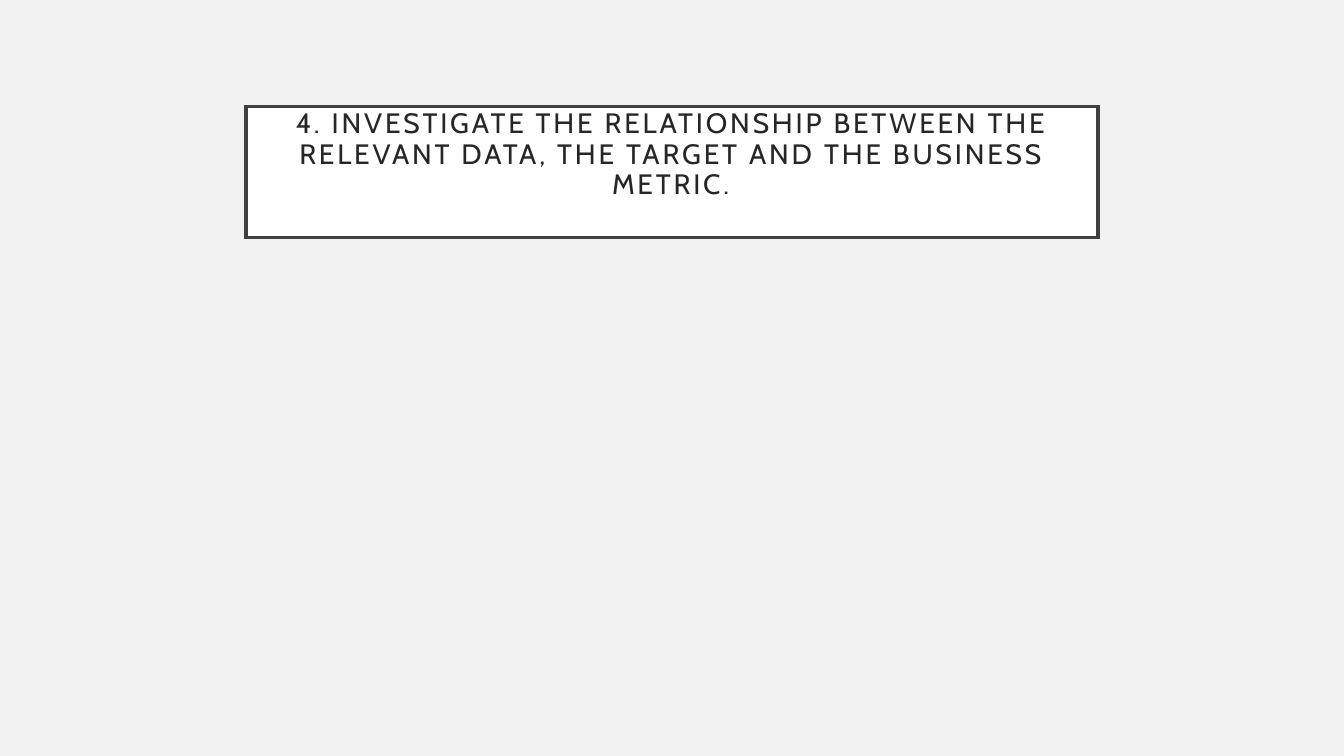
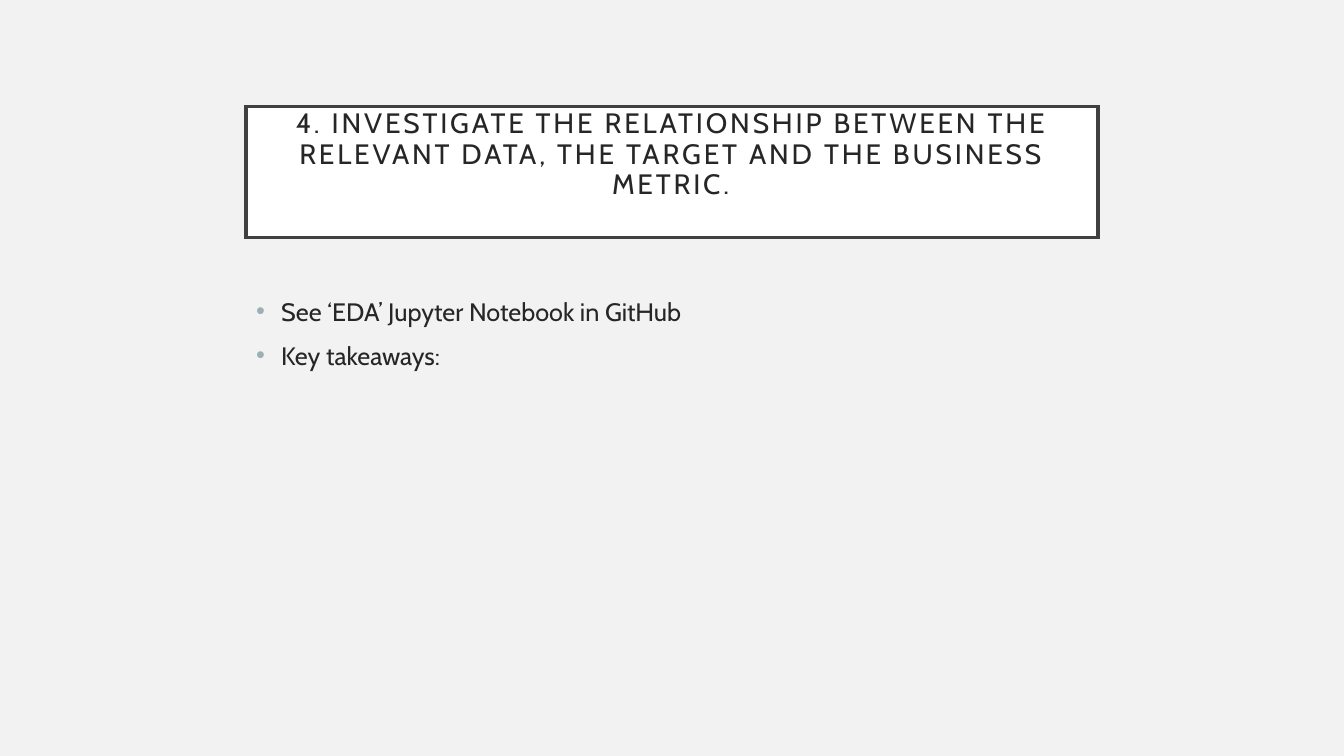
Before and after one commit to richardcure/capstone, a slide deck: slide 7 of Part 1 Data Investigation/AAVAiL Revenue Prediction - Data Investigation Summary.pptx. Drawn at 1344x756 pixels with LibreOffice and Linux fonts; fonts in the diff are those of the drawing. Boxes give left, top, right and bottom in pixels: in the first picture for what was removed or moved away, otherwise in the second. Text is boxed around its words. In the diff, an @@ line names an element or a change of style, - is before the commit and + after.

Commit message:
further updates to slides

```diff
--- a/Part 1 Data Investigation/AAVAiL Revenue Prediction - Data Investigation Summary.pptx
+++ b/Part 1 Data Investigation/AAVAiL Revenue Prediction - Data Investigation Summary.pptx
@@ text added at <box>281,302,681,371</box>, 18 pt, text #262626 @@
+• See ‘EDA’ Jupyter Notebook in GitHub
+• Key takeaways:
```
